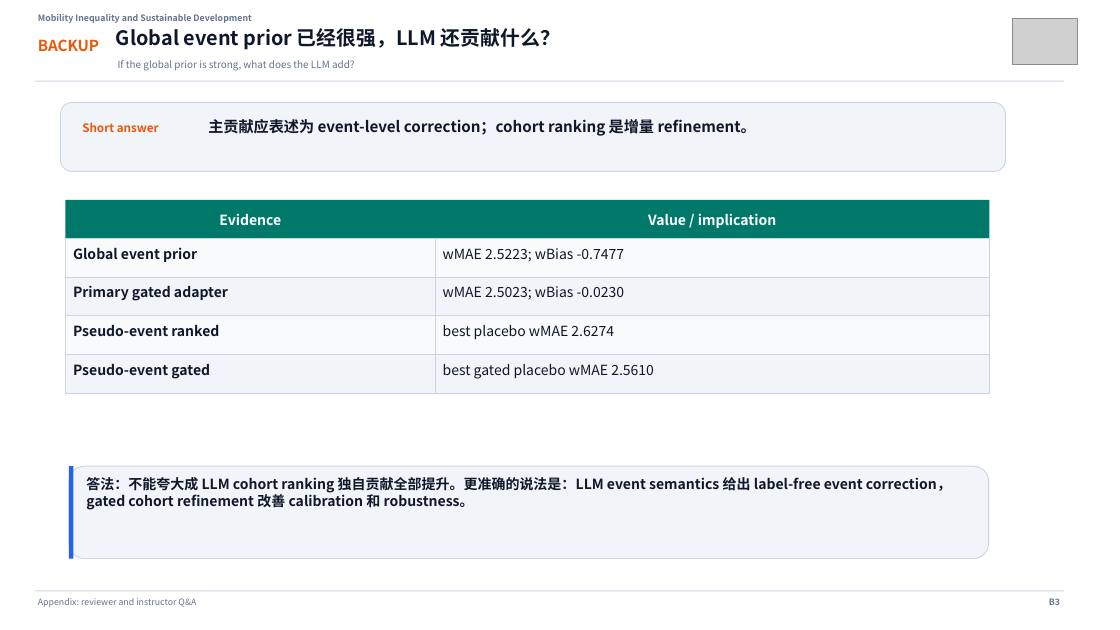
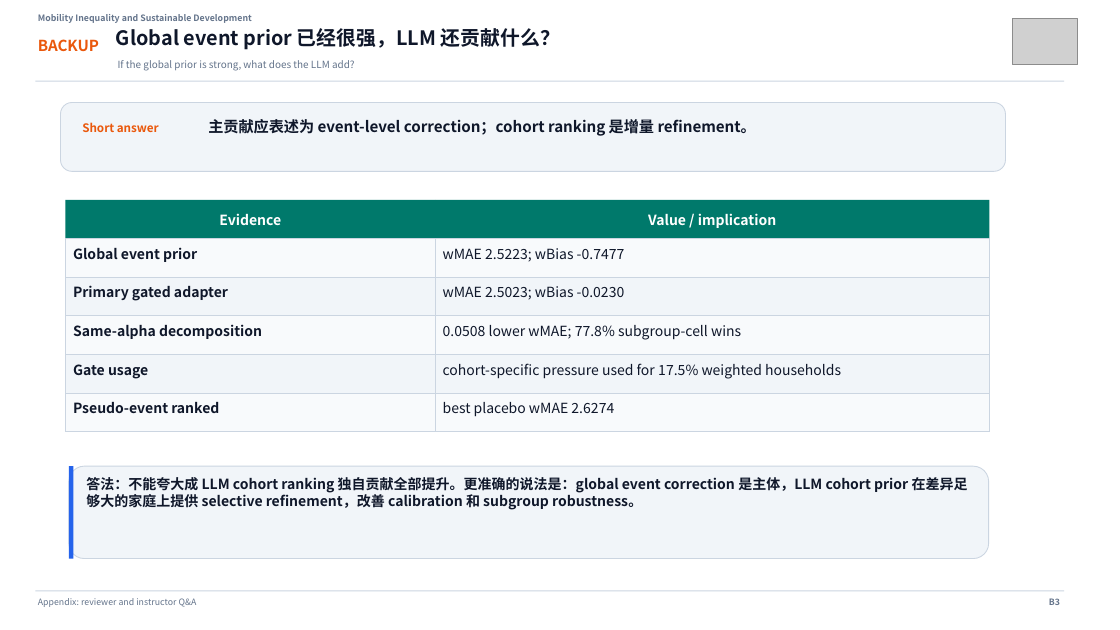
Before and after one commit to Lrving-code/NHTS-Travel-Prediction, a slide deck: slide 27 of outputs/final_project/NHTS_Travel_Behavior_Template_Presentation.pptx. Drawn at 1120x630 pixels with LibreOffice and Linux fonts; fonts in the diff are those of the drawing; grey boxes stand for pictures. Boxes give left, top, right and bottom in pixels: in the first picture for what was removed or moved away, otherwise in the second. Text is boxed around its words. In the diff, an @@ line names an element or a change of style, - is before the commit and + after.

```diff
--- a/outputs/final_project/NHTS_Travel_Behavior_Template_Presentation.pptx
+++ b/outputs/final_project/NHTS_Travel_Behavior_Template_Presentation.pptx
@@ text added at box(73, 324, 262, 339), 12 pt, text #0F172A, bold @@
+Same-alpha decomposition
@@ text added at box(443, 325, 741, 340), 12 pt, text #0F172A @@
+0.0508 lower wMAE; 77.8% subgroup-cell wins
@@ text at box(73, 364, 148, 379): text changed @@
-Pseudo-event gated
+Gate usage
@@ text at box(443, 363, 841, 379): text changed @@
-best gated placebo wMAE 2.5610
+cohort-specific pressure used for 17.5% weighted households
@@ rectangle added at box(66, 393, 435, 432), fill #F8FAFC, outline #CBD5E1 0.75 pt @@
@@ text "Pseudo-event ranked": place and size @@
-text "Pseudo-event ranked" at box(73, 325, 219, 336)
+text "Pseudo-event ranked" at box(73, 402, 219, 413)
@@ rectangle added at box(435, 393, 990, 432), fill #F8FAFC, outline #CBD5E1 0.75 pt @@
@@ text "best placebo wMAE 2.6274": place and size @@
-text "best placebo wMAE 2.6274" at box(443, 325, 614, 340)
+text "best placebo wMAE 2.6274" at box(443, 402, 614, 417)
@@ text at box(86, 477, 968, 510): text changed @@
-答法：不能夸大成 LLM cohort ranking 独自贡献全部提升。更准确的说法是：LLM event semantics 给出 label-free event correction，gated cohort refinement 改善 calibration 和 robustness。
+答法：不能夸大成 LLM cohort ranking 独自贡献全部提升。更准确的说法是：global event correction 是主体，LLM cohort prior 在差异足够大的家庭上提供 selective refinement，改善 calibration 和 subgroup robustness。
```
Also in this commit, not shown: 1 slide added, 7 other files.
